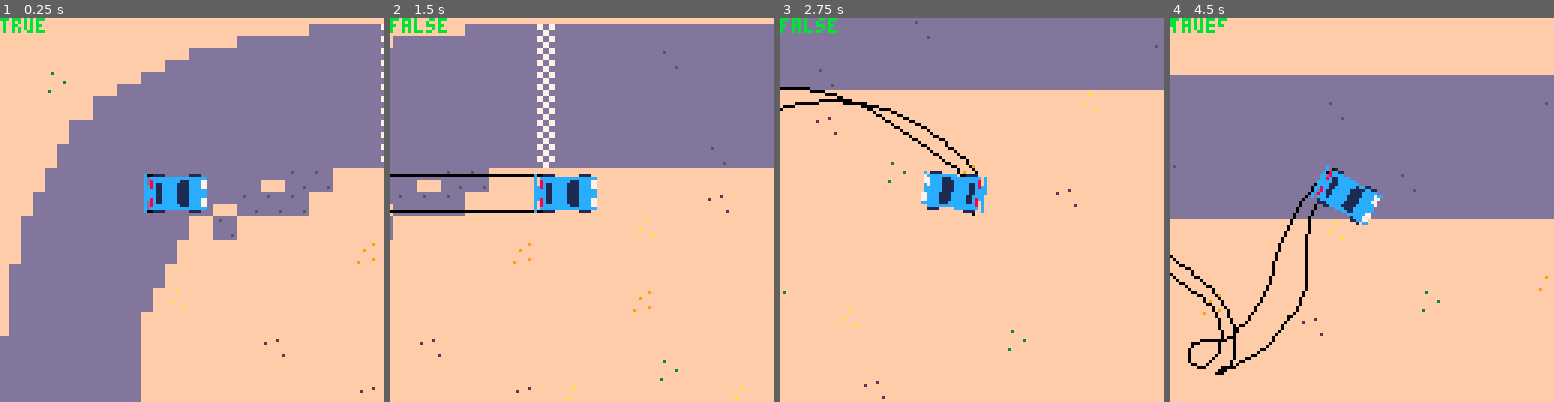
Above: before the commit, frames 1-4 (left to right).
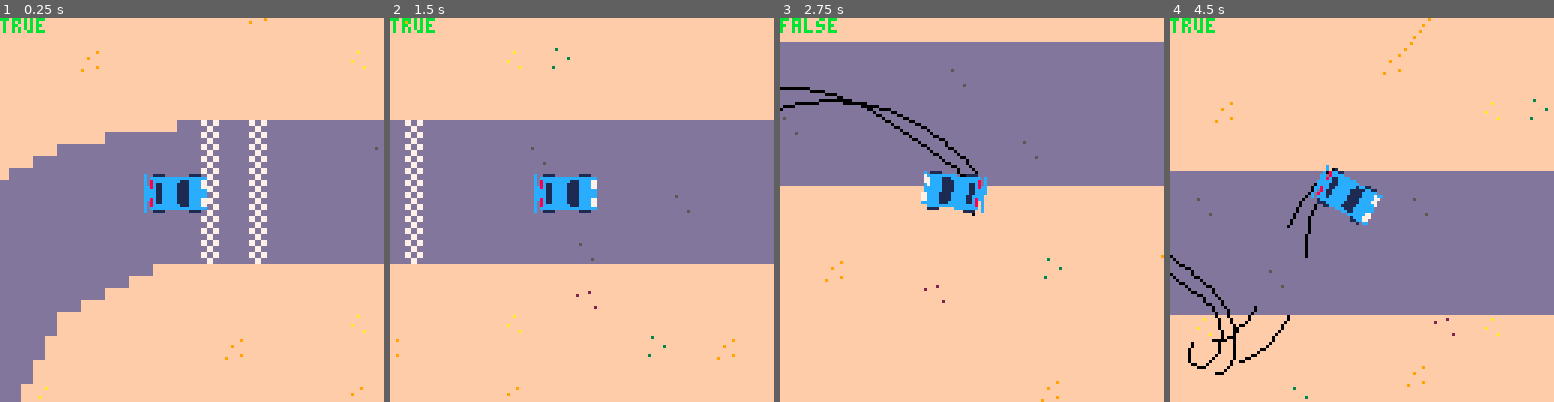
Above: after the commit, the same moments.

Repository: graearea/pico8
Game: PICO-8 cartridge skidmarks.p8
Same seed, same stepped clock (60 frames per second), same inputs: the game is played once before the commit and once after it.
Inputs:
- Up to frame 1 (0.25 s): no input
- Up to frame 2 (1.5 s): no input
- Up to frame 3 (2.75 s): hold Right 1.6-2.1 s; hold Right from 2.47 s (still down)
- Up to frame 4 (4.5 s): release Right at 3.03 s; hold Left 3.08-3.58 s; hold Right from 4.02 s (still down)

The runs differ from the first frame. In frame 1, 35% of the frame differs, in the area x 0-100%, y 0-100%; in frame 2, 47%; in frame 3, 30%; in frame 4, 50%.

Commit message:
skids now work a bit better, sound is better

Diff:
--- a/skidmarks.p8
+++ b/skidmarks.p8
@@ -2,9 +2,10 @@
 version 18
 __lua__
 -- main
+skidding=true
 function _init()
 
-car=car(64,64)
+car=car(140,64)
 blobs={}
 window_x=0
 window_y=0
@@ -71,7 +72,7 @@
 	steer=0,
 	x=ix,
 	y=iy,
-	speed=3,
+	speed=5,
  dx=0,
  dy=0,
  acc=0.2,
@@ -98,20 +99,41 @@
   self.x=self.x+dx
   self.y=self.y+dy
   local speed =flr(speed_of(dx,dy))
-  sfx(speed+1)
+  sfx(speed*2+1)
+
+  angle=self.angle%360
+  dangle=(flr(atan2(self.dy,self.dx)*360)+90)%360
+  diffangle = abs(dangle-angle)
+  printh(abs(dangle-angle) .."an:"..angle .. " dan:" .. dangle .. " " .. self.angle%360)
+
+
+  if (diffangle>20) then
+   skidding=true
+   sfx(9)
+  elseif (diffangle>40) then
+   skidding=true
+   sfx(8)
+  else
+   skidding=false
+  end
 
   self.dx=dx
   self.dy=dy
 
 
 		-- add skids
-	 self:add_skid(skids_r,6,7)
-	 self:add_skid(skids_l,-6,7)
+		if (skidding) then
+		 self:add_skid(skids_r,6,7,true)
+		 self:add_skid(skids_l,-6,7,true)
+		else
+		 self:add_skid(skids_r,6,7,false)
+		 self:add_skid(skids_l,-6,7,false)
+
+		end
+
 	end,
 
 	draw=function(self)
-	 printh("drawing skids")
-	 printh("added" .. skids_l[1].x.. ","..skids_l[1].y)
 	 self:draw_skids(skids_l)
 	 self:draw_skids(skids_r)
 	 spr_r(0,self.x,self.y,self.angle, draw_px)
@@ -122,7 +144,7 @@
  	local prevx=nil
 	 local prevy=nil
 	 for b,skid in pairs(skiddies) do
-	 	if(prevx != nil) do
+	 	if(prevx != nil and skid.x !=nil ) do
 	   line(prevx,prevy,skid.x,skid.y,0)
 	  end
 		 prevx=skid.x
@@ -130,7 +152,7 @@
 	 end
  end,
 
-	add_skid=function(self,skids,x,y)
+	add_skid=function(self,skids,x,y,add_it)
 	 local dx=x
 	 local dy=y
 	 local tx=self.x
@@ -140,7 +162,11 @@
 	 xx=flr(dx*ca-dy*sa+tx)--transofrmed val
 	 yy=flr(dx*sa+dy*ca+ty)
 		local skd={x=xx,y=yy}
+	 if(add_it) then
 	 add(skids,skd)
+	 else
+	 add(skids,{x=nil,y=nil})
+	 end
 	end
 
 	}
@@ -328,29 +354,29 @@
 00000000000000000000000000000000000000000000000000500000000000000000000000000000000040007000000000000000000000000000000000000000
 00000000000000000000000000000000000000005000000000000000000000000000000000000000004070000000005000000000000000000000000000000000
 __map__
-0000000000000000000000000000000000000000000000000000000000000000000000000000000000000000000000000000000000000000000000000000000000000000000400000000000000070000000000000000000000000000000000000000000000060000000000000000000000000000000000000000000000050000
-00000000000000000302021414142828282928282828282828282828282828282828282828282828282828282828282828282828282828282828282828283a3a3a3a3a393a3a3a3a3a3a3a2627000000000000000000000000000000000000000000000000000000000000000000000000000000060000000000000000000000
-0000000000000000143a282828282828282928282828392828282828282828282828283928282828282828283928282828282828282828282828392828283a3a3a3a3a3a3a3a3a3a3a3a3a3a3a0d0000000000000000060000000000000000000000000000000000000000000000000000000000000000000000000000000000
-000000040000143a2828282828282828282928282828282828282828282828282828282828282828282828282828282828282828282828282828282828283a3a3a3a3a3a3a3a3a3a3a3a3a3a3a3a0d00000000000000000000000000000000000000000000000000000000000000000000000000000000000000000000000000
-00000000003a3a3a2828282828282828282928282828282828282828392828282828282828282828282828282828282828282828282828282828282828283a3a3a3a3a3a3a3a3a3a3a3a3a3a3a3a3a0d000000000000000000000000060000000000000000040000000000000000000000000400000000000000050000000000
-000000003a3a3a3a28282828282828282829282828282828282828282828282828282828282839282828282828282828282828392828282828282828393a3a3a3a3a393a3a3a3a3a3a3a3a393a3a3a3a0d0000000000000000000000000500070000000000000000000005000000000000000000000000070000000000000000
-000000163a3a3a3a3a282828282828282829282828282828392828282828282828282828282828282828282828282828282828282828282828282828283a3a3a3a3a3a3a3a3a3a3a3a3a3a3a3a3a3a3a3a0d00000000000000000000000000000000000000000000000000000000000000000000000000000000000000040000
-0000003a3a3a3a3a3a3a3a3a15393900000000000000000000000000000000000000000700000000000000000005000700000000000000000500000000000000000000000007000a0b3a3a3a3a3a3a393a3a0d000000000000000000060000000000000000000000000000000000000000000000000000000000000000000000
-0600163a3a3a3a3a3a3a1539393900000000000000000000050000000000000000000000000000000000000000000000000000000000000000000000000000000000000000000000000e3a3a3a3a3a3a3a3a3a0d0000000400000000000000000000000000060700000000000000000000060000000000060000000000000000
-00003a3a3a3a3a3a3a38390000000000000000000007000000000000000000000000000000000000000000000600000000000000000000000000000000000000000000000000000000000e3a3a3a393a3a3a3a3a0d00000000000000000000000000000000000000000000000000000000000000000000000000000000000000
-00003a3a3a3a3a3a170000000000000006000000000000000000000400000600000000000000000400000000000000000000000607000000000000000000000600000000000600000000000e3a3a3a3a3a3a3a3a3a0d000000000000000000000000000000000000000000060000000000000000000000000000000000000000
-00163a3a3a3a3a3a38000000000000000000000000000000000000000000000000000500000000000000000000000000000000000000000000000000000000000000000000000000000000000e3a3a3a3a3a3a3a3a3a0d0000000000000006000000000000000000000000040000000000000000000000000000000000000000
-00163a3a3a3a3a170700000000000000000000000006000000000000000000000000000000000000000000000000000000000000000000000006000000000000000000000000000000000000000e3a3a3a3a3a3a3a3a3a0d00000000000000000000000000000000000000000000000000000000000000000400000007000006
-00163a3a3a3a3a03000000000000000000000000000000000000000000000000000000000000000000000000000006000000000000000000000400000000000000000000000000000000000000000e3a3a3a3a3a3a3a3a3a37000000000000000000000000050000000000000000000000070000050000000000000000000000
-003a3a3a3a3a3a0000000000050000000000000000000000000000000000000000000000000000000000000000000000000000000000000000000000000000000000000000000400000007000006000e3a3a3a3a3a3a3a3a17000000000000000000000000000000000000000000000000000000000000000000000000000000
-003a3a3a3a3a3a000000000000000000000000000000040000000000000000000000000000000006000000000000000000000700040000000000000000000007000005000000000000000000000000000e0000000000000017000500000000000000000000000000000000000000000000000000000000000000000000000000
-003a3a3a3a3a3a0000000000000000000500070000000000000700000000000000000000000000000000000000000000000000000000000000000000000000000000000000000000000000000000000000000004000000003a000000000000000000000000000000000000000000000000000000000000000000000000000000
-003a3a3a3a3a3a0000000000000000000000000000000000000000000000000004000000000000000000000000000000000000000000000000000000050007000000000000000000000000000000000000000000000000003a000000000000000000000000000000000000000000000000000000000000000000000000000000
-003a3a3a3a3a3a0000000000000000000000000000000000000000000000000000000000000000000000000000000000000000000000000000000000000000000000040000000000000005000000000000000000000000003a000000000000000000000004000000000000000000000000040000000000000005000000000000
-0000000000000000000000000000000000000000000000000000050000000000000000000000000000000004000000000000000000000000000000000000000000000000000000070000000000000000000000000000000017000000000006000000000000000000000500000000000000000000000007000000000000000000
-0000000000000000000000000000050000000000000000000000000000000000000000000000000000000000000005000000000000000600000000000000000000000000000000000000000000040000060000000000003a00040000000000000000000000000000000000000000000000000000000000000000000004000006
-0000000000000000000000000000000000000000000000000000000000000000000000000005000000000000000000000000000000000000000004000000000000000000000000000000000000000000000000000500000000000000000000000000000000000000000000000000000000000000000000000000000000000000
-0000000607000000000000000000000000000000000004000000000000000700000000000000000000000000000000000000000000000000000000000000000000060000000000060000000000000000000000000000000000000000000000000000000006070000000000000000000006000000000006000000000000000000
+0000000000000000000000000000000000000000000600000000000000000000000000000000000000000000000000060000000000000000000000000000000000000000000000000000000000000006000000000000000000000000000000000000000000000000000000000000000000000000000000000000000000050000
+0000000000000000000000000000000000000000000000000000000000000000000000000000000000000000000000000000000000000000000000000000000000000000000000000000000000000000000000000000000000000000000000000000000000000000000000000000000000000000060000000000000000000000
+0000000000000000000000000000060000000000000000000007000400000000000000000000000006000000000000000000000700040000000000000000000000000000000000000600000000000000000000070004000000000000000000000000000000000000000000000000000000000000000000000000000000000000
+0000000000000000000000000000000000000000000000000000000000000000000000000000000000000000000000000000000000000000000000000000000000000000000000000000000000000000000000000000000000000000000000000000000000000000000000000000000000000000000000000000000000000000
+0000000000000004000000000000000000000000000000000000000000000000000000000000000000000000000000000000000000000000000000000000000000000000000000000000000000000000000000000000000000000000000000000000000000000000000000000000000000000400000000000000050000000000
+00000000000000000000000003020214141428292829282828282828282828282828282828282828282828282828282828282828282828282828282828283a3a3a3a3a393a3a3a3a3a3a3a2627000000000000000000000000000000000500070000000000000000000005000000000000000000000000070000000000000000
+000000000000000000000000143a2828282828292829282828283928282828282828282828282839282828282828282839282828282828282828282828283a3a3a3a3a3a3a3a3a3a3a3a3a3a3a0d0000000000000000060000000000000000000000000000000000000000000000000000000000000000000000000000040000
+00000000000000040000143a28282828282828292829282828282828282828282828282828282828282828282828282828282828282828282828282828283a3a3a3a3a3a3a3a3a3a3a3a3a3a3a3a0d00000000000000000000000000060000000000000000000000000000000000000000000000000000000000000000000000
+0005000700000000003a3a3a28282828282828292829282828282828282828283928282828282828282828282828282828282828282828282828282828283a3a3a3a3a3a3a3a3a3a3a3a3a3a3a3a3a0d000000000000000000000000000000000000000000060700000000000000000000060000000000060000000000000000
+00000000000000003a3a3a3a282828282828282928292828282828282828282828282828282828282828392828282828282828282828283928282828393a3a3a3a3a393a3a3a3a3a3a3a3a393a3a3a3a0d0000000000000000000000000000000000000000000000000000000000000000000000000000000000000000000000
+00000000000000163a3a3a3a3a2828282828282928292828282828283928282828282828282828282828282828282828282828282828282828282828283a3a3a3a3a3a3a3a3a3a3a3a3a3a3a3a3a3a3a3a0d00000000000000000000000000000000000000000000000000060000000000000000000000000000000000000000
+000000000000003a3a3a3a3a3a3a3a3a150101000000000000000000000000000000000000000007000000000000000000050007000000000000000000000000000000000007000a0b3a3a3a3a3a3a393a3a0d000000000000000000000006000000000000000000000000040000000000000000000000000000000000000000
+000000000000163a3a3a3a3a3a3a15010101000000000000000000000500000000000000000000000000000000000000000000000000000000000000000000000000000000000000000e3a3a3a3a3a3a3a3a3a0d0000000400000000000000000000000000000000000000000000000000000000000000000400000007000006
+0600000000003a3a3a3a3a3a3a380100000000000000000000070000000000000000000000000000000000000000000006000000000000000000000000000000000000000000000000000e3a3a3a393a3a3a3a3a0d00000000000000000000000000000000050000000000000000000000070000050000000000000000000000
+0000000000003a3a3a3a3a3a1700000000000000060000000000000000000004000006000000000000000004000000000000000000000006070000000000000600000000000600000000000e3a3a3a3a3a3a3a3a3a0d000000000000000000000000000000000000000000000000000000000000000000000000000000000000
+0000000000163a3a3a3a3a3a380000000000000000000000000000000000000000000000000005000000000000000000000000000000000000000000000000000000000000000000000000000e3a3a3a3a3a3a3a3a3a0d0000000500000000000000000000000000000000000000000000000000000000000000000000000000
+0000000000163a3a3a3a3a1707000000000000000000000000060000000000000000000000000000000000000000000000000000000000000000000000000000000000000000000000000000000e3a3a3a3a3a3a3a3a3a0d00000000000000000000000000000000000000000000000000000000000000000000000000000000
+0000000700163a3a3a3a3a030000000000000000000000000000000000000000000000000000000000000000000000000000060000000000000000000000000000000000000000000000000000000e3a3a3a3a3a3a3a3a3a37000000000000000000000000000000000000000000000000000000000000000000000000000000
+00000000003a3a3a3a3a3a00000000000500000000000000000000000000000000000000000000000000000000000000000000000000000000000000000000000000000000000400000007000006000e3a3a3a3a3a3a3a3a17000000000000000000000004000000000000000000000000040000000000000005000000000000
+00000000003a3a3a3a3a3a000000000000000000000000000000040000000000000000000000000000000006000000000000000000000700040000000000000000000000000000070000000000000000000000000000000017000000000006000000000000000000000500000000000000000000000007000000000000000000
+00000000003a3a3a3a3a3a000000000000000000050007000000000000070000000000000000000000000000000000000000000000000000000000000000000000000000000000000000000000040000060000000000003a00040000000000000000000000000000000000000000000000000000000000000000000004000006
+00000000003a3a3a3a3a3a000000000000000000000000000000000000000000000000000400000000000000000000000000000000000000000000000000000000000000000000000000000000000000000000000500000000000000000000000000000000000000000000000000000000000000000000000000000000000000
+00000006073a3a3a3a3a3a000000000000000000000000000000000000000000000000000000000000000000000000000000000000000000000000000000000000060000000000060000000000000000000000000000000000000000000000000000000006070000000000000000000006000000000006000000000000000000
 0000000000000000000000000000000000000000000000000000000000000000000000000000000000000000000000000000000000000000000000000000000000000000000000000000000000000000000000000000000000000000000000000600000000000000000000000000000000000000000000000000000000000000
 0000000000000000000600000000000000000000000000000000000005000000000000000000000600000000000000000000000004070000000005000000000000000000000000000000000000000000000000000000000000000000000000000000000000000000000006000000000000000000000000000000000000000000
 0000000000000000000400000000000000000006000000000000000000000000000004000000000000000000000000000600000000000000000000000000000000000000000000000000000000000000000000000000000000000000000000000000000000000000000004000000000000000000000000000000000000000000
Not shown, changed: the sound effects (__sfx__) section of skidmarks.p8
